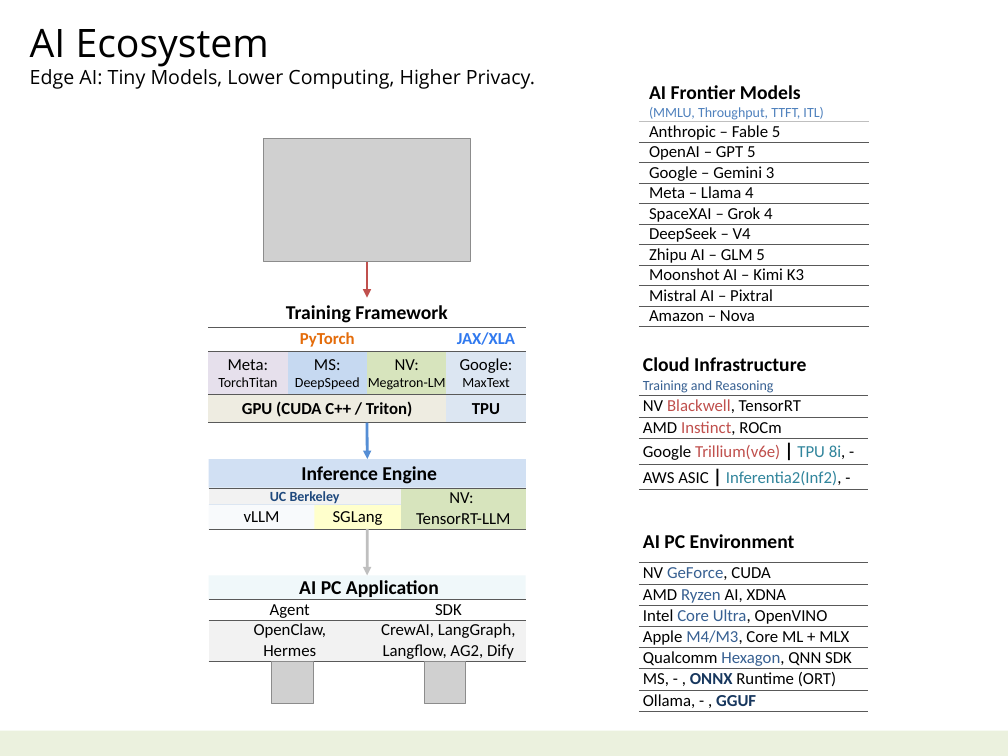
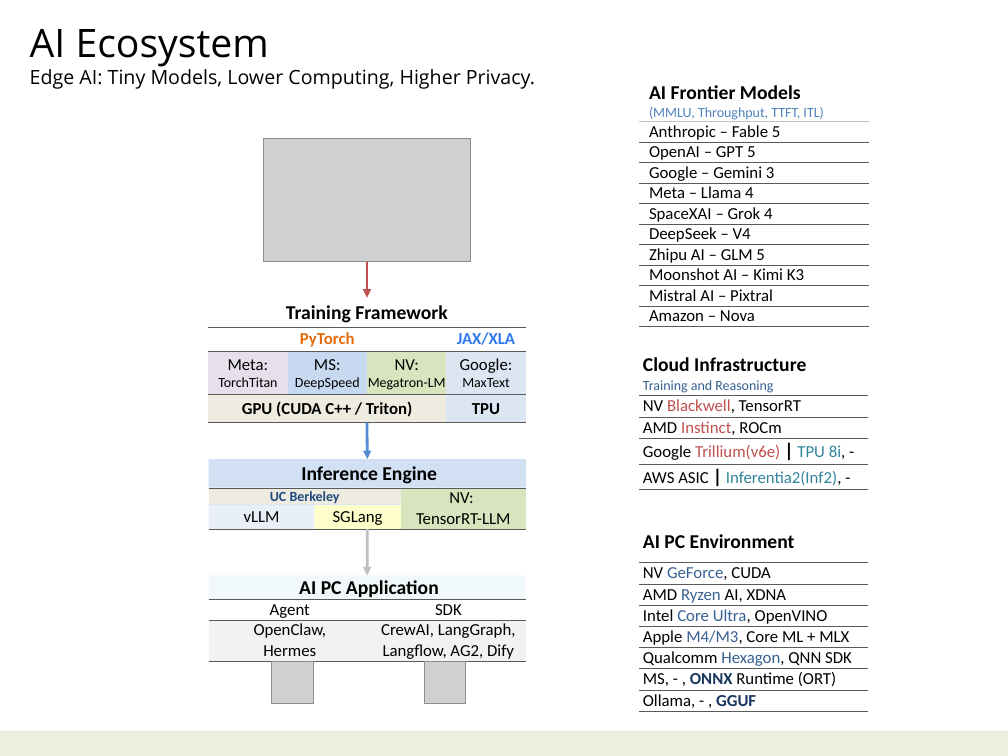
Before and after one commit to navibator/crazy-ai, a slide deck: slide 18 of ai.pptx. Drawn at 1008x756 pixels with LibreOffice and Linux fonts; fonts in the diff are those of the drawing; grey boxes stand for pictures. Boxes give left, top, right and bottom in pixels: in the first picture for what was removed or moved away, otherwise in the second. Text is boxed around its words. In the diff, an @@ line names an element or a change of style, - is before the commit and + after.

```diff
--- a/ai.pptx
+++ b/ai.pptx
@@ table at [209,459,526,529] @@
@@ fill #F2F2F2 to #EEECE1 in row 2, column 1 @@
@@ fill #DCE6F2 at 20% opacity to #95B3D7 at 20% opacity in row 3, column 1 @@
```
Also in this commit, not shown: 5 other slides changed.
